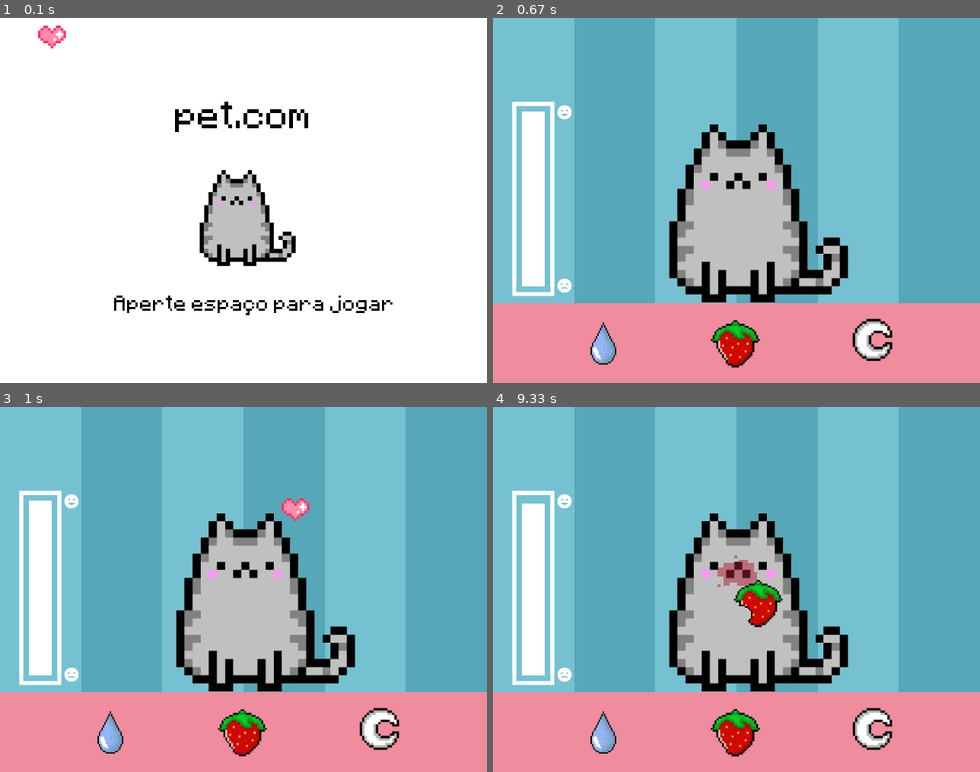
Above: before the commit, frames 1-4 (two rows, left to right).
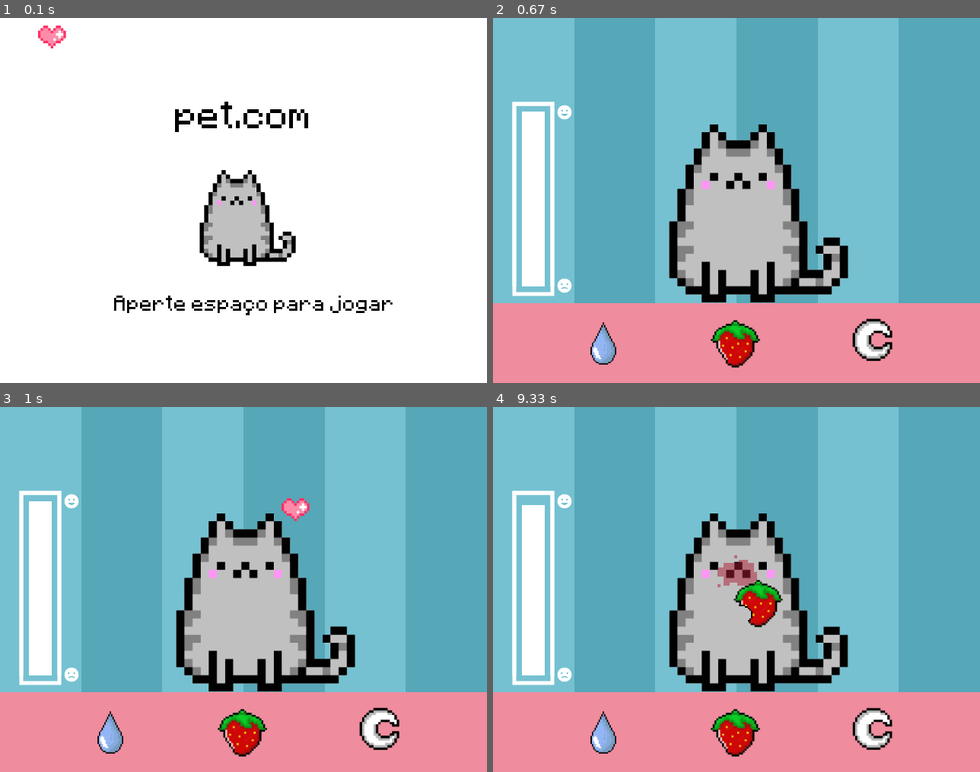
Above: after the commit, the same moments.

Repository: laumelos/Pygame
Game: pygame game, started from index.py
Two runs of this game, one before a commit and one after it. Both use one fixed random seed, a clock stepped at 60 frames per second and the inputs below.
Inputs (mouse positions are in pixels of both pictures, inside the frame that each line leads up to):
- Up to frame 1 (0.1 s): no input
- Up to frame 2 (0.67 s): tap Space at 0.33 s
- Up to frame 3 (1 s): click (243, 611) at 0.72 s
- Up to frame 4 (9.33 s): click (605, 731) at 2.05 s; click (736, 731) at 9.02 s

Frames 1-2 are identical in both runs. In frame 3, 0.2% of the frame differs, in the area x 5-83%, y 25-96%; in frame 4, 0.3%, in the area x 5-73%, y 26-78%.

Commit message:
comentar e melhorias

Diff:
--- a/index.py
+++ b/index.py
@@ -1,11 +1,11 @@
-from typing import List ##
+#imports
 import pygame
 from pygame.locals import *
 from sys import exit
 import time
-import pygame.sprite
 from pygame import mixer
 
+#inits
 pygame.init()
 pygame.font.init()
 pygame.mixer.init()
@@ -18,36 +18,45 @@
 happybar = 123
 y = 0
 
-#imagens load
+#IMAGES LOAD
+
+#icons
 bubbles = pygame.image.load ('images/bolhas.png')
 coraçao = pygame.image.load ('images/coraçao.png')
+sleepz =  pygame.image.load ('images/sleepz.png')
+morango = pygame.image.load ("images/morango.png")
+morangomord = pygame.image.load ("images/morangomord.png")
+stain = pygame.image.load ('images/stain.png')
+framebarra = pygame.image.load ('images/framebar.png')
+#cat variations
 cat = pygame.image.load ('images/cat.png')
 bigcat = pygame.image.load ('images/bigcat.png')
 sadcat = pygame.image.load ('images/sadcat.png')
 sleepycat =  pygame.image.load ('images/sleepycat.png')
-sleepz =  pygame.image.load ('images/sleepz.png')
+#fundo variations
 fundo = pygame.image.load ("images/fundojogo.png")
 fundoazul = pygame.image.load ('images/fundoazul.png')
-framebarra = pygame.image.load ('images/framebar.png')
 fundobarra = pygame.image.load ('images/fundobarra.png')
-teste = pygame.image.load ('images/teste.png')
-morango = pygame.image.load ("images/morango.png")
-morangomord = pygame.image.load ("images/morangomord.png")
-stain = pygame.image.load ('images/stain.png')
-
-#sounds load
+
+#SOUNDS LOAD
+
+#sounds
 miausound = mixer.Sound('sounds/miausound.wav')
 bubblesound = mixer.Sound('sounds/bubblesound.wav')
 sleepsound = mixer.Sound('sounds/sleepsound.wav')
 chewsound = mixer.Sound('sounds/chewsound.wav')
 clicksound = mixer.Sound('sounds/clicksound.wav')
 gameoversound = mixer.Sound('sounds/gameoversound.wav')
+#music
 mixer.music.load('sounds/backgroundmusic.wav')
 mixer.music.play(-1)
 
-#tela
+#TELA
+
 tela = pygame.display.set_mode((largura,altura))
 pygame.display.set_caption("pet.com")
+
+#BUTTON
 
 #button class
 class button():
@@ -93,7 +102,8 @@
 cat_img = pygame.image.load("images/bigcat.png").convert_alpha()
 cat_img = button(200,140, cat_img, 1)
 
-#TELA
+#TELAS
+
 inicio = True
 jogo = False
 fim = False
@@ -101,18 +111,20 @@
 
 while telainicial:
 
+    #tela inicio
     if inicio == True:
         for event in pygame.event.get():
-        #quit game
+            #fechar jogo no x
             if event.type == pygame.QUIT:
                 telainicial=False
+            #fechar tela inicio e abrir tela jogo quando clicar no espaço
             if event.type == pygame.KEYDOWN:
                 if event.key == pygame.K_SPACE:
                     clicksound.play()
                     inicio = False
                     jogo = True
 
-        #atualiz tela
+        #fundo branco
         tela.fill(white)
 
         #corações
@@ -126,27 +138,32 @@
 
         tela.blit(coraçao,(550,-40 + y))
 
-        #gatinho
+        #cat
         tela.blit(cat,(245,200))
 
-        #texto
+        #TEXTO
+
+        #texto 1
         txt='pet.com'
-        fonte=pygame.font.Font('Minecraftia-Regular.ttf', 40)
-        txttela = fonte.render(txt, 1, (black))
+        fontetxt=pygame.font.Font('Minecraftia-Regular.ttf', 40)
+        txttela = fontetxt.render(txt, 1, (black))
         tela.blit(txttela,(230,100))
-
+        #texto 2
         txt2='Aperte espaço para jogar'
-        fonte=pygame.font.Font('Minecraftia-Regular.ttf', 22)
-        txttela = fonte.render(txt2, 1, (black))
-        tela.blit(txttela,(150,360))
+        fontetxt2=pygame.font.Font('Minecraftia-Regular.ttf', 22)
+        txttela2 = fontetxt2.render(txt2, 1, (black))
+        tela.blit(txttela2,(150,360))
         pygame.display.update()
 
+    #tela jogo
     elif jogo == True:
 
-        #barra
+        #papel de parede jogo
         tela.blit(fundo,(0,0))
+
+        #barra de felicide
         pygame.draw.rect(tela, (white), (38,happybar,30,230))
-        tela.blit(teste,(15, 353))
+        tela.blit(fundobarra,(15, 353))
         tela.blit(framebarra,(25,110))
 
         #button images
@@ -162,62 +179,59 @@
         cat = pygame.image.load ("images/bigcat.png")
         tela.blit(cat,(200,140))
 
+        #enquanto a barra não acaba ela se move
         if happybar<=355:
+            #movmento barra de felicidade
             pygame.draw.rect(tela, (white), (38,happybar,30,230))
-            happybar = happybar + 0.04     #velocidade
-            tela.blit(teste,(15, 353))
+            happybar = happybar + 0.05                #velocidade
+            tela.blit(fundobarra,(15, 353))
             tela.blit(framebarra,(25,110))
 
+        #barra acaba = jogo acaba
         else:
+            #gato triste
             tela.blit(fundo,(0,0))
             tela.blit(sadcat,(190,155))
-
+            #som
             mixer.music.stop()
             gameoversound.play()
+            #texto
             txtfim='fim do jogo'
-            fonte=pygame.font.Font('Minecraftia-Regular.ttf', 40)
-            txttela = fonte.render(txtfim, 1, (black))
-            tela.blit(txttela,(200,100))
-            pygame.display.update()
-            time.sleep(6)
+            fontetxt=pygame.font.Font('Minecraftia-Regular.ttf', 40)
+            txtfimtela = fontetxt.render(txtfim, 1, (black))
+            tela.blit(txtfimtela,(200,100))
+            #fim do jogo
+            pygame.display.update()
+            time.sleep(4)
             pygame.quit()
 
         #funcionalid banho
         if (agua_img.draw(tela)):
-
+            #images
             tela.blit(framebarra,(25,110))
             tela.blit(bubbles,(210, 80))
+            #sounds
             bubblesound.play()
+            #wait
             pygame.display.update()
             time.sleep(5)
-            tela.blit(bigcat,(200,140))
-            tela.blit(fundoazul,(0,0))
-
+            #+10 felicidade
             if (happybar - 10 < 123):
                 happybar = happybar + (123-happybar)
             else:
                 happybar = happybar - 10
-
-        #funcionalid pet
-        if (cat_img.draw(tela)):
-            miausound.play()
-            tela.blit(coraçao,(370,120))
-            pygame.display.update()
-            time.sleep(1)
-
-            if (happybar - 10 < 123):
-                happybar = happybar + (123-happybar)
-            else:
-                happybar = happybar - 5
 
         #funcionalid comer
         if (morango_img.draw(tela)):
+            #images
             tela.blit(stain,(295, 195))
             tela.blit(morangomord,(310, 220))
+            #sounds
             chewsound.play()
+            #wait
             pygame.display.update()
             time.sleep(3)
-
+            #+10 felicidade
             if (happybar - 10 < 123):
                 happybar = happybar + (123-happybar)
             else:
@@ -225,23 +239,39 @@
 
         #funcionalid dormir
         if (lua_img.draw(tela)):
-
+            #images
             tela.blit(framebarra,(25,110))
             tela.blit(fundoazul,(107,0))
             tela.blit(sleepycat,(200,210))
             tela.blit(sleepz,(200,210))
             tela.blit(sleepz,(220,170))
+            #sounds
             sleepsound.play()
+            #wait
             pygame.display.update()
             time.sleep(5)
-            tela.blit(fundo,(0,0))
-
+            #+10 felicidade
             if (happybar - 10 < 123):
                 happybar = happybar + (123-happybar)
             else:
                 happybar = happybar - 10
 
-        #quit game x
+        #funcionalid pet
+        if (cat_img.draw(tela)):
+            #images
+            tela.blit(coraçao,(370,120))
+            #sounds
+            miausound.play()
+            #wait
+            pygame.display.update()
+            time.sleep(1)
+            #+5 felicidade
+            if (happybar - 10 < 123):
+                happybar = happybar + (123-happybar)
+            else:
+                happybar = happybar - 5
+
+        #fechar jogo no x
         for event in pygame.event.get():
             if event.type == pygame.QUIT:
                 telainicial=False
Binary file changed: images/fundobarra.png
Binary file removed: images/teste.png
